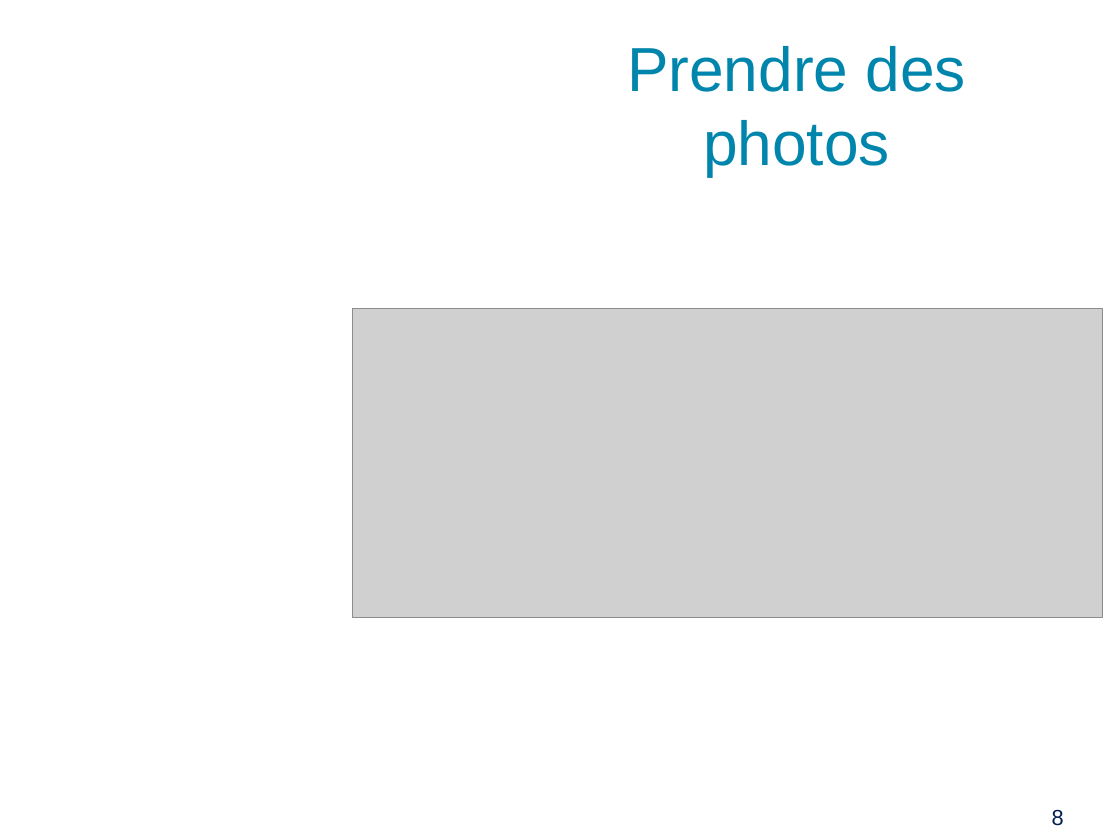
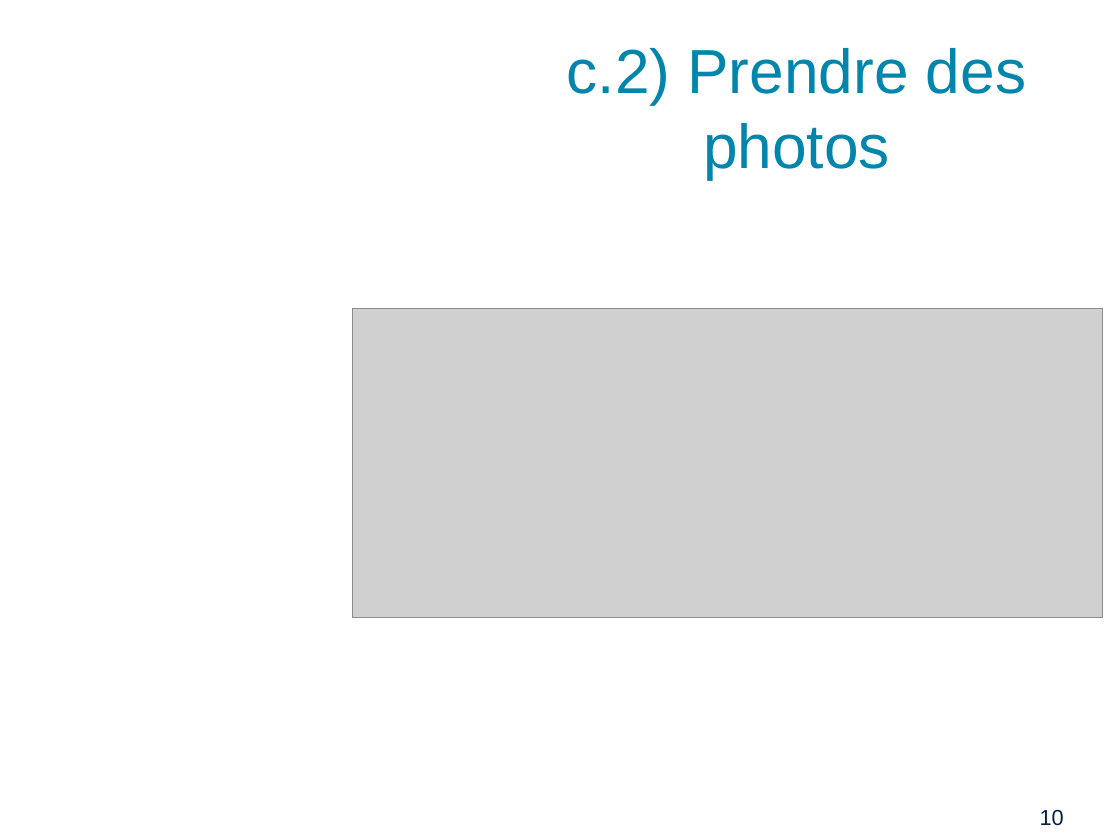
Before and after one commit to PinaudLucas/Projet, a slide deck: slide 10 of Lucas/Revue_1.odp (slide 8 before the commit). Drawn at 1120x840 pixels with LibreOffice and Linux fonts; fonts in the diff are those of the drawing; grey boxes stand for pictures; background and template pictures are left out. Boxes give left, top, right and bottom in pixels: in the first picture for what was removed or moved away, otherwise in the second. Text is boxed around its words. In the diff, an @@ line names an element or a change of style, - is before the commit and + after.

```diff
--- a/Lucas/Revue_1.odp
+++ b/Lucas/Revue_1.odp
@@ title at [567, 48, 1026, 179]: text changed @@
-Prendre des photos
+c.2) Prendre des photos
@@ page number at [1040, 809, 1064, 826]: text changed @@
-8
+10
```
Also in this commit, not shown: 6 other slides changed, 6 slides added, 2 other files.
